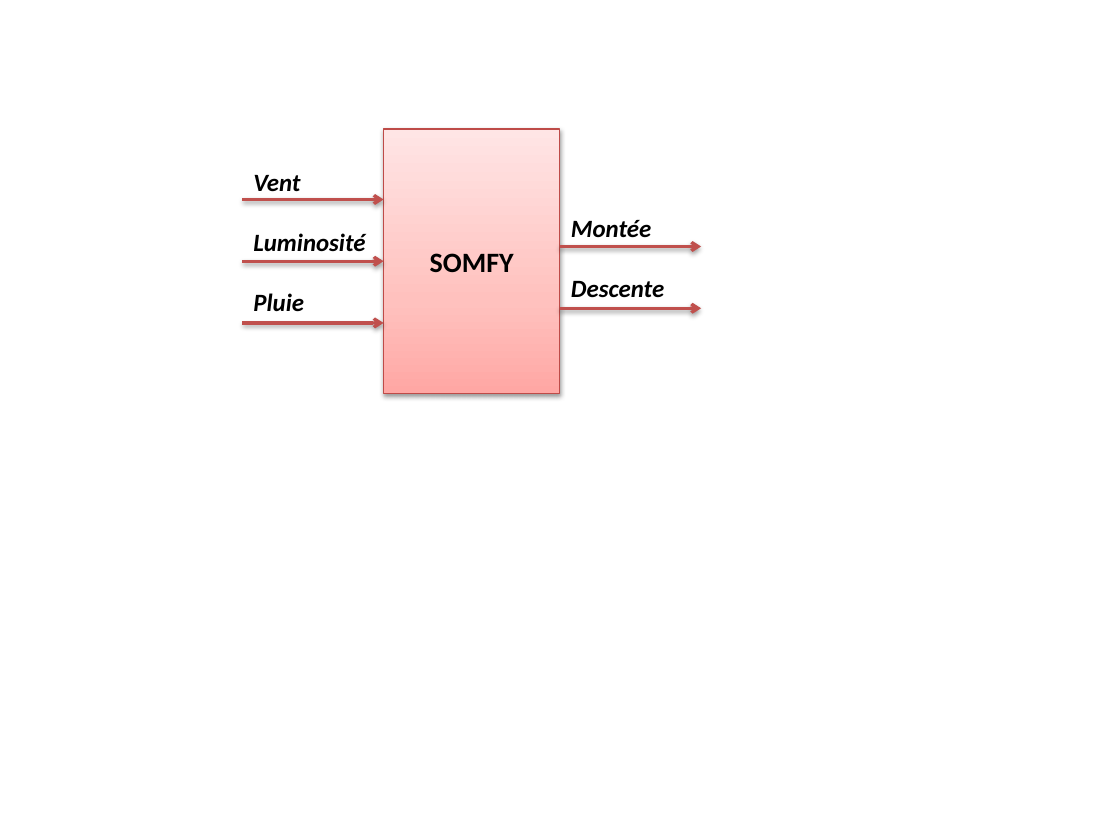
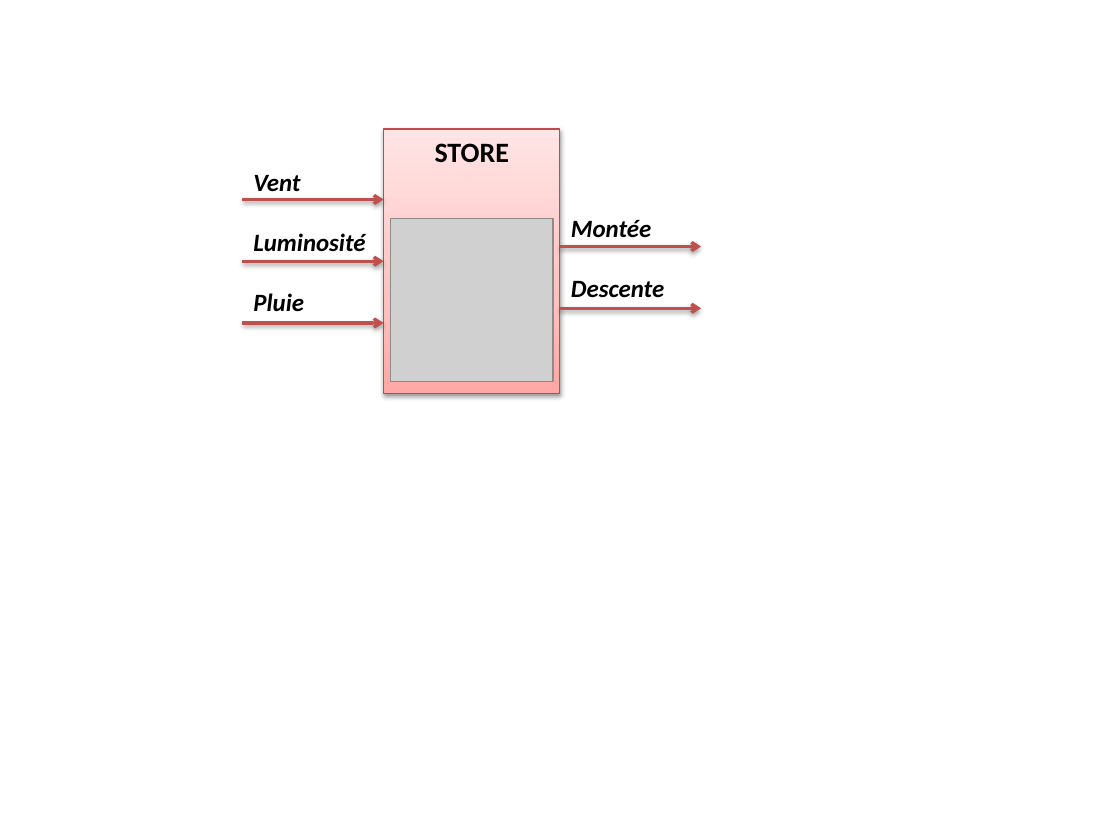
Before and after one commit to xpessoles/05_Etude_Systemes_Discrets_Analyse_Modeliser, a slide deck: slide 1 of 01_Combinatoire/TD_03_Girouette/images/Figures.pptx. Drawn at 1120x840 pixels with LibreOffice and Linux fonts; fonts in the diff are those of the drawing; grey boxes stand for pictures. Boxes give left, top, right and bottom in pixels: in the first picture for what was removed or moved away, otherwise in the second. Text is boxed around its words. In the diff, an @@ line names an element or a change of style, - is before the commit and + after.

```diff
--- a/01_Combinatoire/TD_03_Girouette/images/Figures.pptx
+++ b/01_Combinatoire/TD_03_Girouette/images/Figures.pptx
@@ rectangle "STORE" at (384,129,560,393): vertical alignment middle to top @@
@@ text in rectangle at (435,143,509,162): text changed @@
-SOMFY
+STORE
@@ picture added at (391,218,553,381) @@
```
Also in this commit, not shown: 6 other files.
